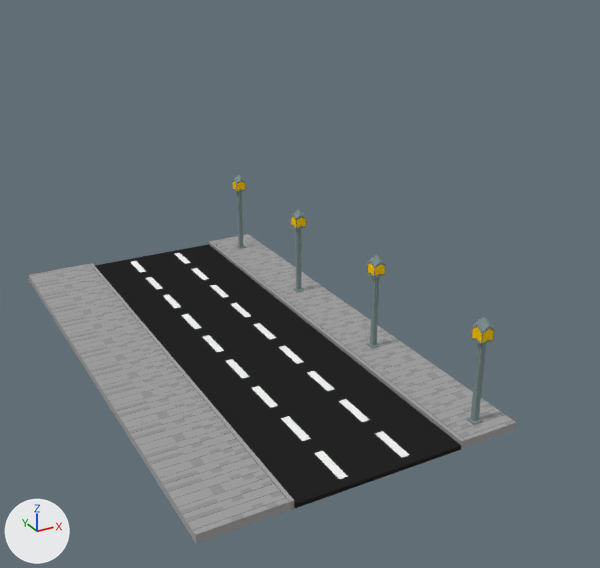
A saved change to the Blender file FragileMessage/Assets/3DAssets/Bloque3/Edificios3.blend.
The view is the same before and after, from a camera (50 mm lens) standing at (-17.1, -36.5, 20.4) and looking at (1.2, -3.2, 3.8). Arrows for +X, +Y and +Z are at lower left; the lights stay in place.

In view in the first picture: 'Bloque3_Acera', 'Bloque3_Calle', 'Farol'.
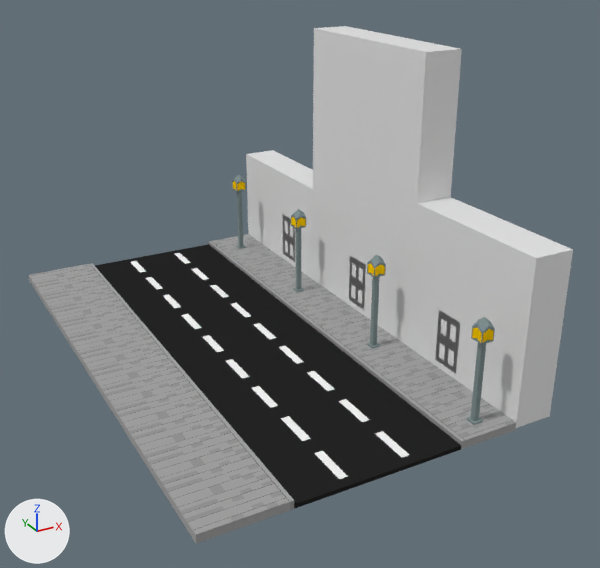
Commit message: Edificio 2 y 3.

What differs and where, as boxes (x1, y1, x2, y2) in the pictures (600 x 568 px):
'Cube', added: after (312, 26, 462, 347)
'Cube.002', added: after (409, 197, 573, 428)
'Cube.001', added: after (246, 150, 313, 279)
'Puerta', added: after (436, 311, 459, 373)
'Puerta.002', added: after (349, 258, 366, 310)
'Puerta.001', added: after (283, 215, 295, 262)

The change, as a list of edits to the scene's bpy script:
```text
Add me_cube_005:
    me_cube_005.from_pydata(...)  # 80 vertices, 78 faces; spans x -1.0..0.0, y -1.14..1.14, z -1.0..1.08
Add me_cube:
    me_cube.from_pydata(...)  # a box spanning x -1.0..1.0, y -1.0..1.0, z -1.0..14.0
Add me_cube_002:
    me_cube_002.from_pydata(...)  # a box spanning x -1.0..1.0, y -1.0..1.0, z 0.0..6.0
Add me_cube_004:
    me_cube_004.from_pydata(...)  # a box spanning x -1.0..1.0, y -0.78..1.0, z 0.0..8.0
Add ob_puerta:
    ob_puerta = bpy.data.objects.new('Puerta', me_cube_005)
    ob_puerta.location = (7.0, -9.0, 1.92)
    ob_puerta.scale = (1.0, 0.7, 1.3)
Add ob_cube:
    ob_cube = bpy.data.objects.new('Cube', me_cube)
    ob_cube.location = (7.0, -1.0, 1.0)
    ob_cube.scale = (1.0, 5.0, 1.0)
Add ob_cube_001:
    ob_cube_001 = bpy.data.objects.new('Cube.001', me_cube_002)
    ob_cube_001.location = (7.0, 8.5, 0.0)
    ob_cube_001.scale = (1.0, 4.5, 1.0)
Add ob_cube_002:
    ob_cube_002 = bpy.data.objects.new('Cube.002', me_cube_004)
    ob_cube_002.location = (7.0, -10.5, 0.0)
    ob_cube_002.scale = (1.0, 4.5, 1.0)
Add ob_puerta_001:
    ob_puerta_001 = bpy.data.objects.new('Puerta.001', me_cube_005.copy())
    ob_puerta_001.location = (7.0, 7.0, 1.92)
    ob_puerta_001.scale = (1.0, 0.7, 1.3)
Add ob_puerta_002:
    ob_puerta_002 = bpy.data.objects.new('Puerta.002', me_cube_005.copy())
    ob_puerta_002.location = (7.0, -1.0, 1.92)
    ob_puerta_002.scale = (1.0, 0.7, 1.3)
```
